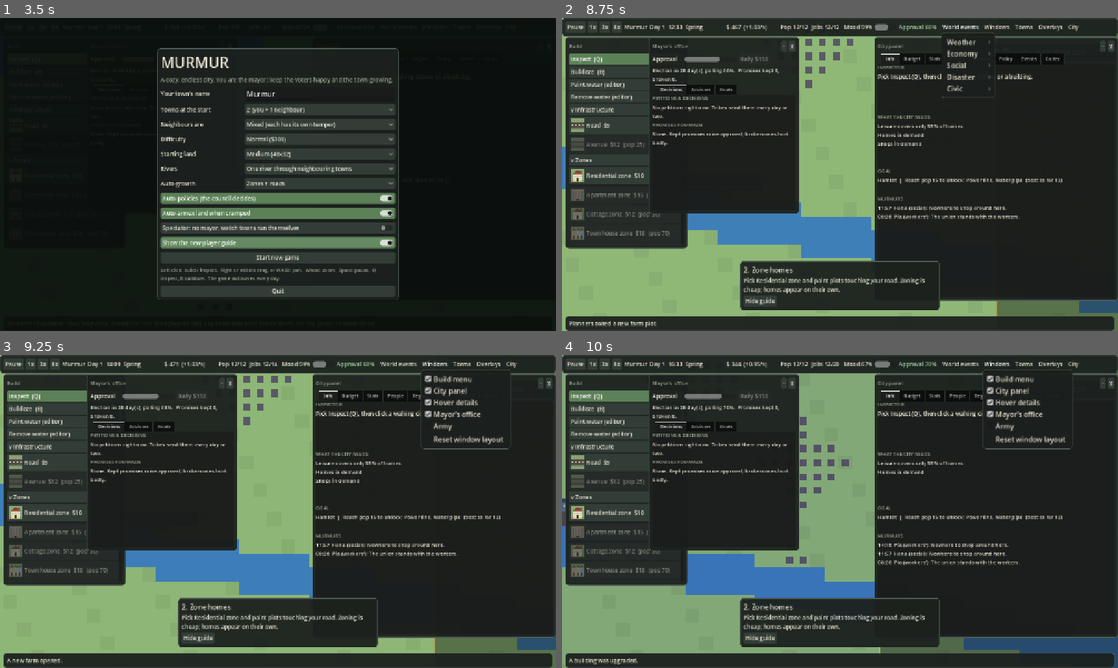
Above: before the commit, frames 1-4 (two rows, left to right).
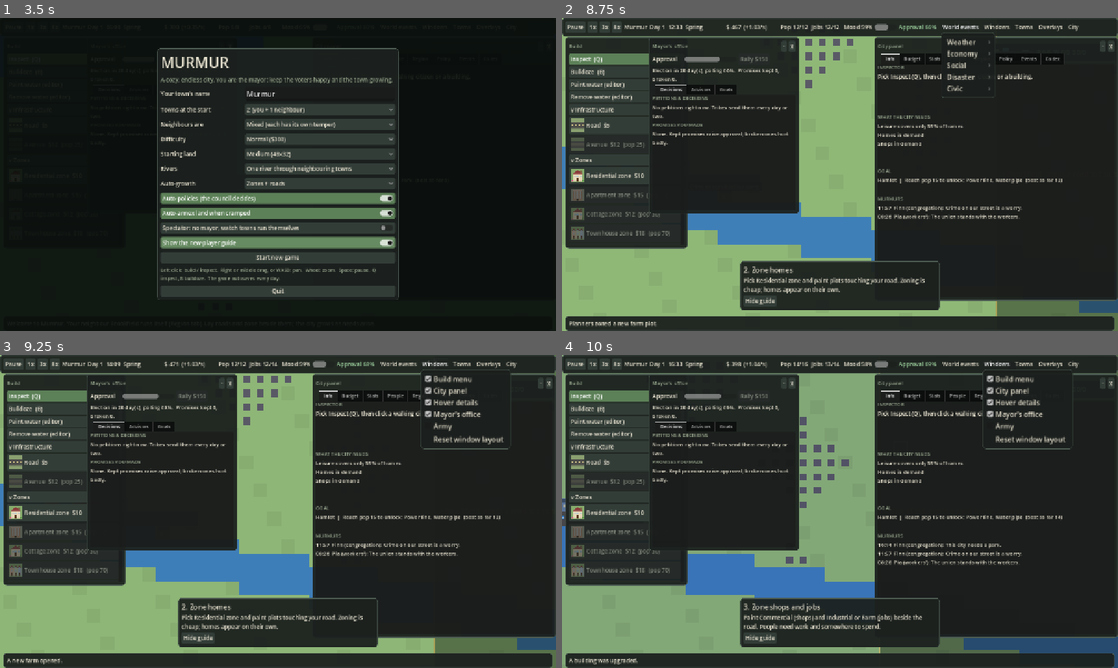
Above: after the commit, the same moments.

Repository: krugerhomeassistant/murmur
Game: Godot game, scene res://scenes/main.tscn
The game is run twice, just before and just after one commit, with the same random seed, the same clock (stepped at 60 frames per second) and the same inputs.
Inputs (mouse positions are in pixels of both pictures, inside the frame that each line leads up to):
- Up to frame 1 (3.5 s): click "Normal ($300)" at 0.5 s; click "Normal ($300)" at 1.25 s; click "Show the new-player guide" at 2 s; click "Show the new-player guide" at 2.75 s
- Up to frame 2 (8.75 s): click "Start new game" at 3.5 s; tap A at 4.25, 5 s; move the mouse to (962, 158) at 4.27 s; hold D 4.28-5 s; tap R at 4.35 s; click (962, 158) at 4.42 s; tap Space at 4.52, 4.82 s; drag from (728, 190) to (812, 237) at 5.02 s; click "1x" at 5.75 s; click "3x" at 6.5 s; click "8x" at 7.25 s; click "World events" at 8 s
- Up to frame 3 (9.25 s): click "Windows" at 8.75 s
- Up to frame 4 (10 s): tap A at 9.5 s; move the mouse to (895, 442) at 9.52 s; hold D from 9.53 s (still down); tap F at 9.6 s

Frame 1 is identical in both runs. In frame 2, 0.2% of the frame differs, in the area x 60-83%, y 60-62%; in frame 3, 0.2%; in frame 4, 1.2%, in the area x 0-90%, y 1-88%.

Commit message:
feat: greenhouse and fish farm zones, planner farm variants
Co-Authored-By: Claude Sonnet 5.5 <noreply@anthropic.com>
Claude-Session: https://claude.ai/code/session_01EmTPeWeFqamnN7v8CmFcDf

Diff:
--- a/client/scripts/catalog.gd
+++ b/client/scripts/catalog.gd
@@ -9,7 +9,7 @@
     PARK, PLAYGROUND, PLAZA, CINEMA, MUSEUM, STADIUM, THEME,
     BUS, TRAIN, WIND, SOLAR, COAL, WATER, LANDFILL, RECYCLE,
     MARKET, BANK, MALL, HOTEL, TOWNHALL, WIRE, PIPE, LIGHT, COURT, PRISON, COTTAGE, TOWNHOUSE, TENEMENT, CONDO, CHURCH, BAR, UNION_HALL, CHAMBER, BASE, BARRACKS, RADAR, MILL, WAREHOUSE, DEPOT, SEWAGE, SEWER, PORT, NAVYARD, FISHDOCK,
-    ORCHARD, RANCH, MINE, FOUNDRY,
+    ORCHARD, RANCH, MINE, FOUNDRY, GREENHOUSE, FISHFARM,
 }
 
 const CATS := [
@@ -163,6 +163,14 @@
         "sector": "ranch", "home": 0, "jobs": 3, "max": 2, "shape": "farm", "poll": [2, 0.1],
         "desc": "Pasture and dairy: 3 jobs per level and food made on the spot, no mill needed. A little smell reaches nearby homes.",
         "tip": "A ranch feeds a growing town without the mill chain, but keep it a couple of blocks from housing."},
+    Id.GREENHOUSE: {"n": "Greenhouse zone", "cat": "zone", "kind": "zone", "cost": 40, "up": 0.35, "unlock": 80, "col": Color("7ac89a"), "g": "Gh",
+        "sector": "green", "home": 0, "jobs": 3, "max": 2, "shape": "farm",
+        "desc": "Glass houses: 3 jobs per level and steady crops all year, so winter does not starve you. Pricier to run than a field and a little below an orchard in summer. Crops still need a food mill.",
+        "tip": "Add a few before your first winter."},
+    Id.FISHFARM: {"n": "Fish farm zone", "cat": "zone", "kind": "zone", "cost": 30, "up": 0.25, "unlock": 70, "col": Color("5a9ab0"), "g": "Ff",
+        "sector": "fishfarm", "home": 0, "jobs": 3, "max": 2, "shape": "farm", "water": true,
+        "desc": "Ponds beside the river: 3 jobs per level and food made on the spot, no mill needed. Output falls when the river is polluted.",
+        "tip": "Must touch the water. Keep sewage out of the river."},
     Id.MINE: {"n": "Mine", "cat": "zone", "kind": "zone", "cost": 30, "up": 0.5, "unlock": 100, "col": Color("6a6a72"), "g": "Mn",
         "sector": "mine", "home": 0, "jobs": 4, "max": 3, "shape": "factory", "poll": [4, 0.4],
         "desc": "Digs ore, 4 jobs per level. Can only be placed on ore deposits (dark flecks on the map); richer deposits yield more. Ore sells raw, or feeds a foundry.",
--- a/client/scripts/city.gd
+++ b/client/scripts/city.gd
@@ -204,6 +204,8 @@
 var farm_jobs := 0
 var orch_jobs := 0
 var ranch_jobs := 0
+var green_jobs := 0
+var fish_jobs := 0
 var mine_jobs := 0
 var mine_yield := 0.0  # sum of level x deposit richness over mines
 var scan_sig := 0
@@ -721,6 +723,8 @@
 		farm_jobs = 0
 		orch_jobs = 0
 		ranch_jobs = 0
+		green_jobs = 0
+		fish_jobs = 0
 		mine_jobs = 0
 		mine_yield = 0.0
 		svc_jobs = 0
@@ -786,6 +790,10 @@
 								orch_jobs += jp * L
 							"ranch":
 								ranch_jobs += jp * L
+							"green":
+								green_jobs += jp * L
+							"fishfarm":
+								fish_jobs += jp * L
 							"mine":
 								mine_jobs += jp * L
 								mine_yield += L * maxi(int(ore[i]), 1)
@@ -819,7 +827,7 @@
 				_add_prov("light", cell(i), 0.7, 4)
 				up_svc += 0.1
 		_road_net()
-		jobs = shop_jobs + fac_jobs + off_jobs + farm_jobs + orch_jobs + ranch_jobs + mine_jobs + svc_jobs
+		jobs = shop_jobs + fac_jobs + off_jobs + farm_jobs + orch_jobs + ranch_jobs + green_jobs + fish_jobs + mine_jobs + svc_jobs
 		res_mult = tier_sum / maxf(housing, 1)
 		scan_sig = sg
 		up_svc_base = up_svc
@@ -1567,7 +1575,7 @@
 	var r_tax := employed * tax_r * 12.0 * econ * prodm * wise * fin * f * res_mult * (0.75 + 0.5 * land_avg)
 	var sales := minf(pop * 0.6, shop_jobs * 2.0) * (1.0 + 0.25 * float(cov["commerce"])) * mod("sales_mult") * (1.0 - 0.3 * clampf((avg_shop - 8.0) / 20.0, 0.0, 1.0))
 	var r_com := sales * 0.8 * econ * prodm * laf_c * fin * f
-	var goods := (fac_jobs * 0.6 * emp + (farm_jobs + orch_jobs + ranch_jobs) * 0.3 + mine_jobs * 0.4 * emp) * mod("goods_mult")
+	var goods := (fac_jobs * 0.6 * emp + (farm_jobs + orch_jobs + ranch_jobs + green_jobs + fish_jobs) * 0.3 + mine_jobs * 0.4 * emp) * mod("goods_mult")
 	var r_ind := goods * 1.2 * econ * prodm * wise * laf_i * fin * f
 	var r_off := off_jobs * emp * 1.6 * econ * prodm * (0.5 + 0.5 * float(cov["edu"])) * mod("office_mult") * laf_c * fin * f
 	var r_tour := tour_sum * 3.0 * econ * mood * mod("tour_mult") * f
@@ -1627,7 +1635,7 @@
 			return ind_dem
 		"office":
 			return off_dem
-		"orchard", "ranch":
+		"orchard", "ranch", "green", "fishfarm":
 			return ind_dem * 0.4 + 0.05
 		"mine":
 			return ind_dem * 0.3
@@ -1811,10 +1819,17 @@
 		if r <= 0.0:
 			t = kinds[k]
 			break
+	if t == T.FARM:
+		t = _farm_variant()
 	var cand: Array[int] = []
 	for i in cells:
-		if grid[i] == T.EMPTY and water[i] == 0 and _road_next_to(i) >= 0:
+		if grid[i] == T.EMPTY and water[i] == 0 and _road_next_to(i) >= 0 and (t != T.FISHFARM or wet_next(i % W, i / W)):
 			cand.append(i)
+	if t == T.FISHFARM and cand.is_empty():
+		t = T.FARM
+		for i in cells:
+			if grid[i] == T.EMPTY and water[i] == 0 and _road_next_to(i) >= 0:
+				cand.append(i)
 	if auto_mode == 2 and (cand.size() < 6 or (roads + avenues < 14 + pop * 0.6 and rng.randf() < 0.25)):
 		if _extend_road():
 			return
@@ -1835,6 +1850,29 @@
 	grid[bi] = t
 	msg = "Planners zoned a new %s plot." % String(Catalog.DEFS[t]["n"]).to_lower().replace(" zone", "")
 	_scan()
+
+
+## Which farm type a planner zones: fields mostly, with orchards, ranches (when food is short and there is no mill), greenhouses (in lean seasons) and fish farms (needs a river).
+func _farm_variant() -> int:
+	var opts := {T.FARM: 3.0}
+	var short := float(flow.get("food_local", 1.0)) < 0.7
+	if unlocked(T.ORCHARD):
+		opts[T.ORCHARD] = 1.0
+	if unlocked(T.RANCH):
+		opts[T.RANCH] = 1.0 + (2.0 if short and not bt.has(T.MILL) else 0.0)
+	if unlocked(T.GREENHOUSE):
+		opts[T.GREENHOUSE] = 0.5 + (2.0 if float(Civics.SEASONS[season]["harvest"]) < 0.6 else 0.0)
+	if unlocked(T.FISHFARM) and river_health > 0.4:
+		opts[T.FISHFARM] = 1.0
+	var tot := 0.0
+	for k in opts:
+		tot += float(opts[k])
+	var r := rng.randf() * tot
+	for k in opts:
+		r -= float(opts[k])
+		if r <= 0.0:
+			return k
+	return T.FARM
 
 
 ## Picks the service building that best fixes an uncovered need (or adds a bonus), and sites it.
@@ -3012,7 +3050,7 @@
 	for k in ["ore", "metal"]:  # saves from before mining
 		if not stock.has(k):
 			stock[k] = 0.0
-	var crops := (farm_jobs + 1.5 * orch_jobs) * emp * 0.12 * float(Civics.SEASONS[season]["harvest"])
+	var crops := (farm_jobs + 1.5 * orch_jobs) * emp * 0.12 * float(Civics.SEASONS[season]["harvest"]) + green_jobs * emp * 0.12 * 0.85  # greenhouses ignore the season
 	var mined := mine_yield * emp * 0.05
 	var foundries := (bt.get(T.FOUNDRY, []) as Array).size()
 	var smelt := minf(float(stock["ore"]) + mined, foundries * 2.0)
@@ -3024,7 +3062,7 @@
 	var goods := (fac_jobs * emp * 0.06 + mused * 3.0) * mod("goods_mult")
 	var fish := (bt.get(T.FISHDOCK, []) as Array).size() * 6.0 * emp * 0.15 * river_health
 	stock["crops"] = float(stock["crops"]) + crops - milled
-	stock["food"] = float(stock["food"]) + milled + fish + ranch_jobs * emp * 0.1
+	stock["food"] = float(stock["food"]) + milled + fish + ranch_jobs * emp * 0.1 + fish_jobs * emp * 0.12 * river_health
 	stock["goods"] = float(stock["goods"]) + goods
 	var fneed := pop * 0.05
 	var gneed := pop * 0.03 + shop_jobs * 0.02
@@ -3046,7 +3084,7 @@
 			sold += sell
 		stock[k] = minf(float(stock[k]), cap)
 	exported += sold
-	flow = {"crops": crops, "food": milled + fish + ranch_jobs * emp * 0.1, "goods": goods, "ore": mined, "metal": smelt * 0.5, "food_need": fneed, "goods_need": gneed,
+	flow = {"crops": crops, "food": milled + fish + ranch_jobs * emp * 0.1 + fish_jobs * emp * 0.12 * river_health, "goods": goods, "ore": mined, "metal": smelt * 0.5, "food_need": fneed, "goods_need": gneed,
 		"food_local": fl / fneed if fneed > 0.0 else 1.0, "goods_local": gl / gneed if gneed > 0.0 else 1.0,
 		"export": sold, "price": price, "imp": imp, "ex": ex}
 	return [ex, imp]
--- /dev/null
+++ b/client/tests/farms.gd
@@ -0,0 +1,56 @@
+extends SceneTree
+# Farm variants: fish farms need water, greenhouses grow in winter, the planner picks variants.
+func _init() -> void:
+	var c := City.new(Signals.new())
+	c.seed_start()
+	c.peak = 500.0
+	c.coins = 5000.0
+	var cells: Array[int] = []  # empty, dry tiles beside a road
+	for i in City.W * City.H:
+		if c.owns(i % City.W, i / City.W) and c.grid[i] == 0 and c.water[i] == 0 and c._road_next_to(i) >= 0:
+			cells.append(i)
+	var dry := -1
+	for i in cells:
+		if not c.wet_next(i % City.W, i / City.W):
+			dry = i
+			break
+	assert(dry >= 0, "no dry roadside tile")
+	assert(not c.place(dry % City.W, dry / City.W, Catalog.Id.FISHFARM), "fish farm placed away from water")
+	var wet := -1
+	for i in cells:  # make water next to a roadside tile, keeping the tile itself dry
+		var x := i % City.W
+		var y := i / City.W
+		if i != dry and c.grid[i] == 0:
+			for d in [Vector2i(1, 0), Vector2i(-1, 0), Vector2i(0, 1), Vector2i(0, -1)]:
+				if c.inside(x + d.x, y + d.y) and c.grid[(y + d.y) * City.W + x + d.x] == 0 and c.set_water(x + d.x, y + d.y, 1):
+					wet = i
+					break
+		if wet >= 0:
+			break
+	assert(wet >= 0, "could not make a waterside tile")
+	assert(c.place(wet % City.W, wet / City.W, Catalog.Id.FISHFARM), "fish farm refused beside water")
+	var gh := -1
+	for i in cells:
+		if c.grid[i] == 0 and i != wet and c.water[i] == 0:
+			assert(c.place(i % City.W, i / City.W, Catalog.Id.GREENHOUSE), "greenhouse refused")
+			gh = i
+			break
+	c.lvl[wet] = 1  # built
+	c.lvl[gh] = 1
+	c.flush()
+	assert(c.green_jobs > 0 and c.fish_jobs > 0, "variant jobs not counted")
+	var winter := 0
+	for k in Civics.SEASONS.size():
+		if float(Civics.SEASONS[k]["harvest"]) < float(Civics.SEASONS[winter]["harvest"]):
+			winter = k
+	c.season = winter
+	c.employed = c.jobs
+	c._trade(0.0)
+	assert(float(c.flow["crops"]) > 0.0, "greenhouse grew nothing in winter")
+	assert(float(c.flow["food"]) > 0.0, "fish farm made no food")
+	var seen := {}
+	for i in 300:
+		seen[c._farm_variant()] = true
+	assert(seen.has(Catalog.Id.FARM) and seen.has(Catalog.Id.ORCHARD) and seen.has(Catalog.Id.GREENHOUSE), "planner variants: %s" % str(seen.keys()))
+	print("FARMS_OK variants=%d" % seen.size())
+	quit()
Not shown, added: client/tests/ai.gd.uid
Not shown, added: client/tests/farms.gd.uid
Not shown, changed: .github/workflows/ci.yml
Not shown, changed: CHANGELOG.md
Not shown, changed: docs/PLAN.md
Not shown, changed: docs/WIKI.md
